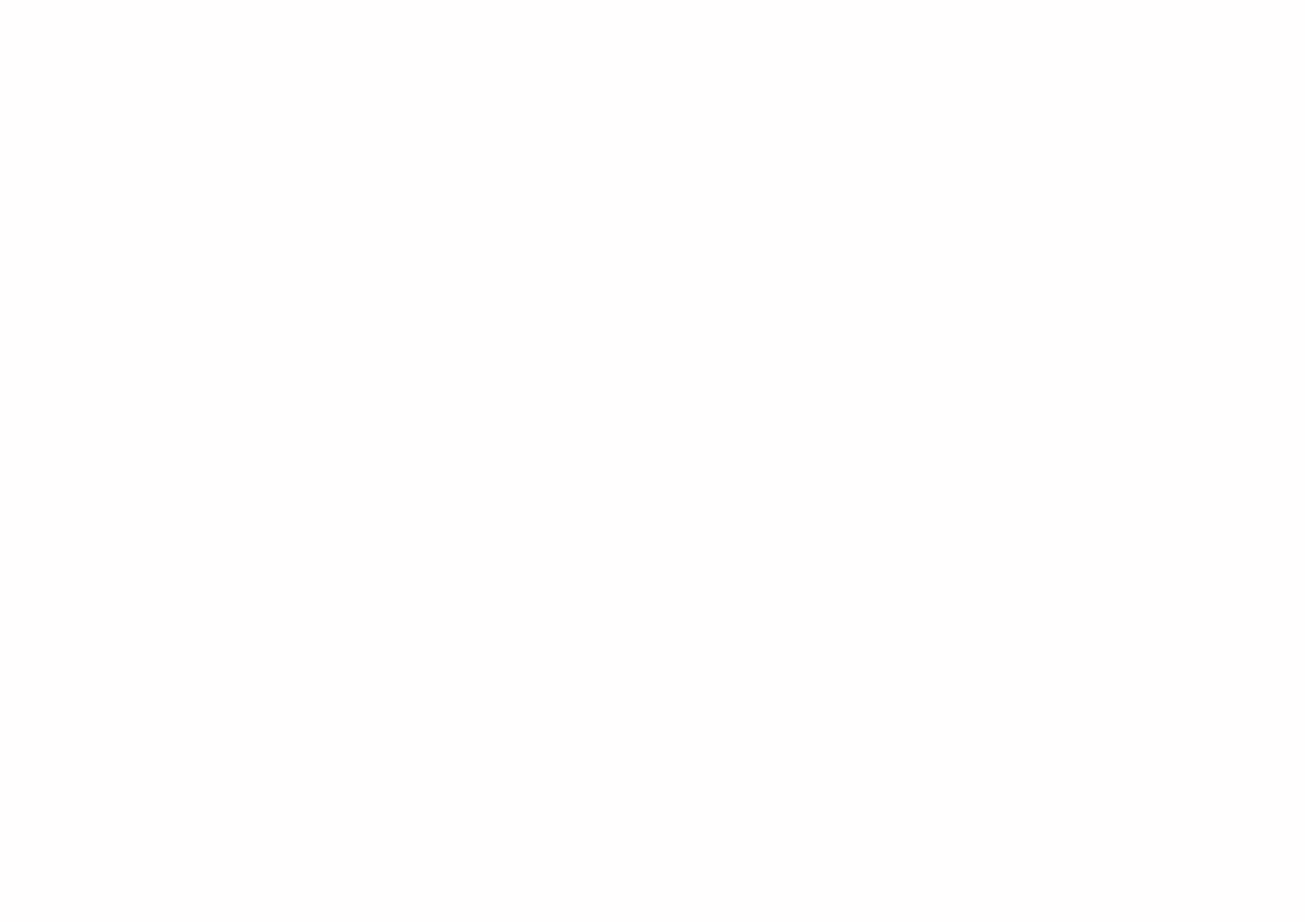
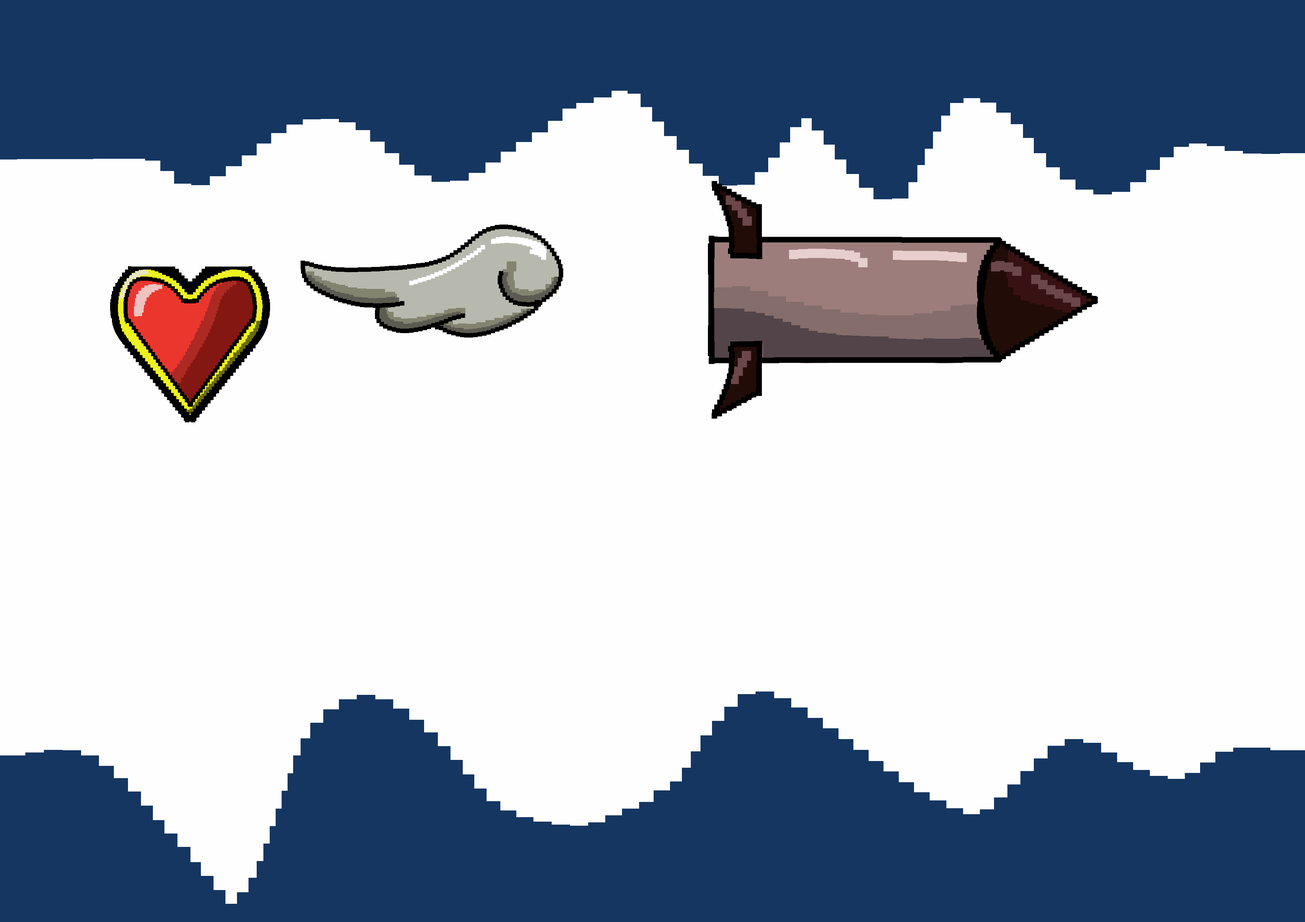
Before/after of a w=1305, h=922 layered artwork. What changed in the layer stack:
added layer "Missle" above "Speed Powerup" over (x1=707, y1=181, x2=1098, y2=419)
added layer "Speed Powerup" above "HP Powerup" over (x1=300, y1=224, x2=564, y2=338)
added layer "HP Powerup" above "Environment" over (x1=110, y1=265, x2=271, y2=423)
added layer "Environment" above "Paper" over (x1=0, y1=0, x2=1305, y2=922)
